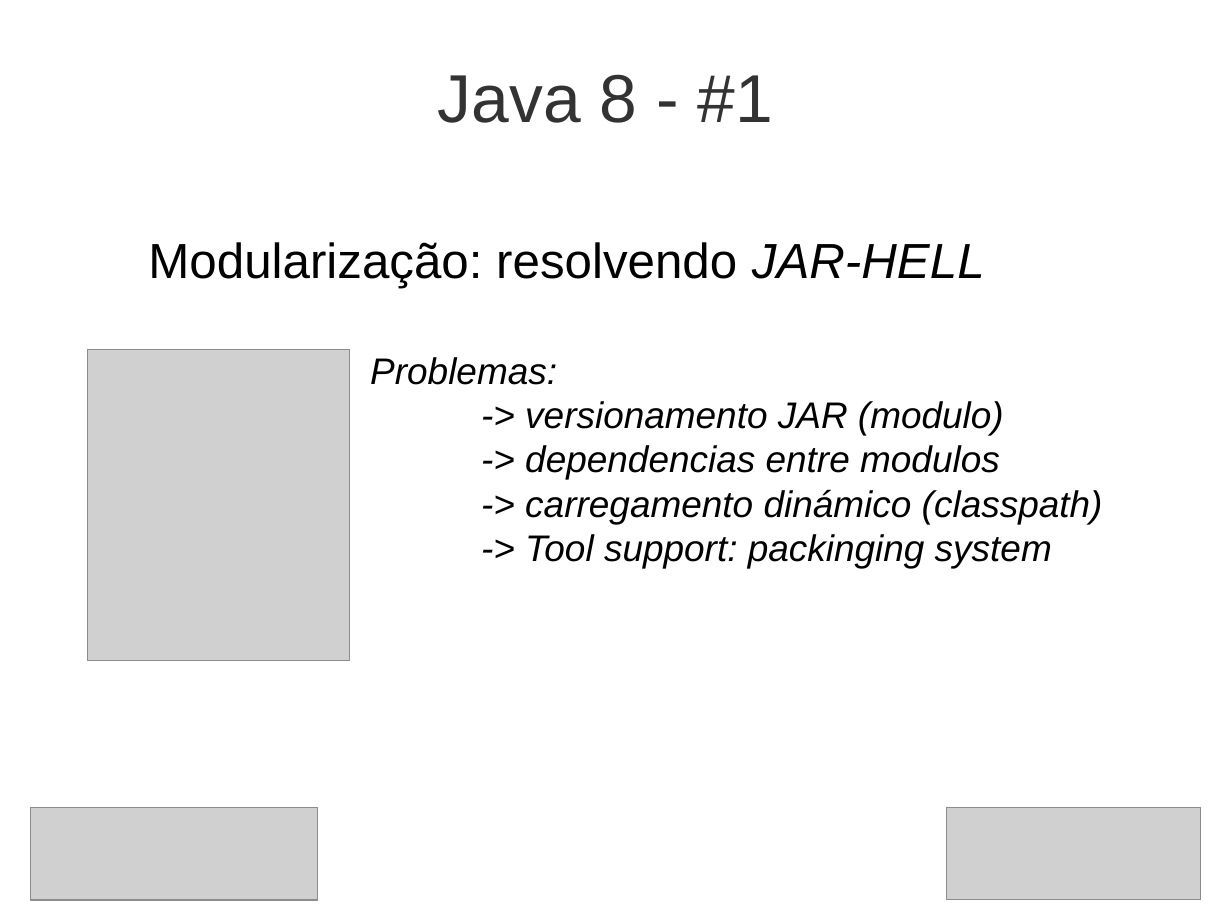
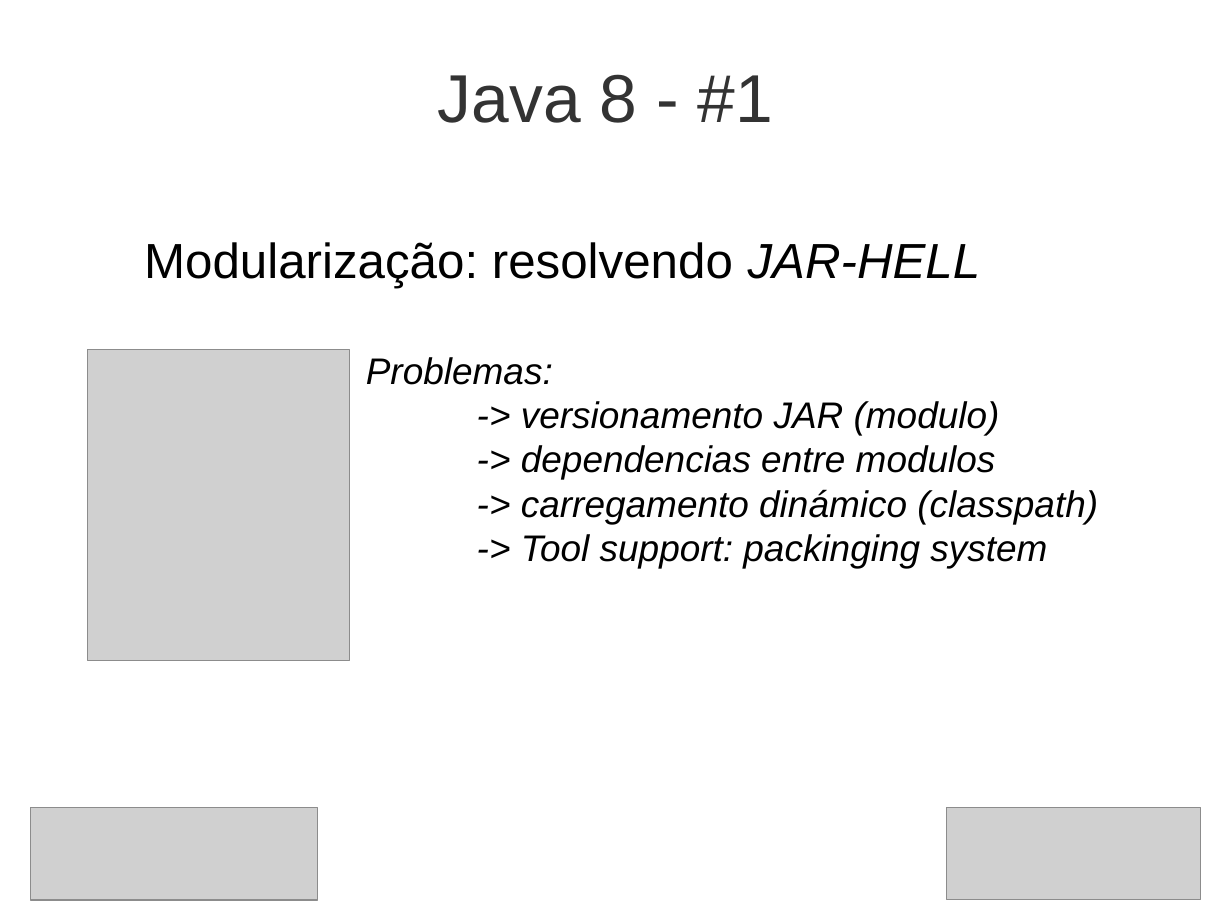
Before and after one commit to steppat/caelumday, a slide deck: slide 34 of caelumday2011.odp. Drawn at 1232x924 pixels with LibreOffice and Linux fonts; fonts in the diff are those of the drawing; grey boxes stand for pictures; background and template pictures are left out. Boxes give left, top, right and bottom in pixels: in the first picture for what was removed or moved away, otherwise in the second. Text is boxed around its words. In the diff, an @@ line names an element or a change of style, - is before the commit and + after.

```diff
--- a/caelumday2011.odp
+++ b/caelumday2011.odp
@@ text "Modularização: resolvendo JAR-HELL" moved from (x1=148, y1=242, x2=1103, y2=568) to (x1=144, y1=242, x2=1098, y2=568) @@
```
Also in this commit, not shown: 1 other slide changed, 1 slide added, 1 slide removed.
